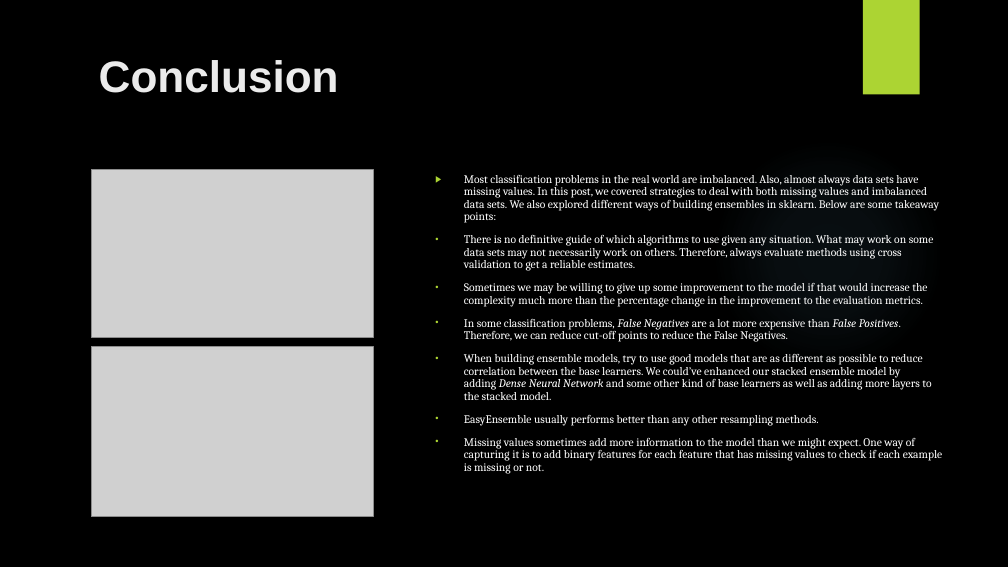
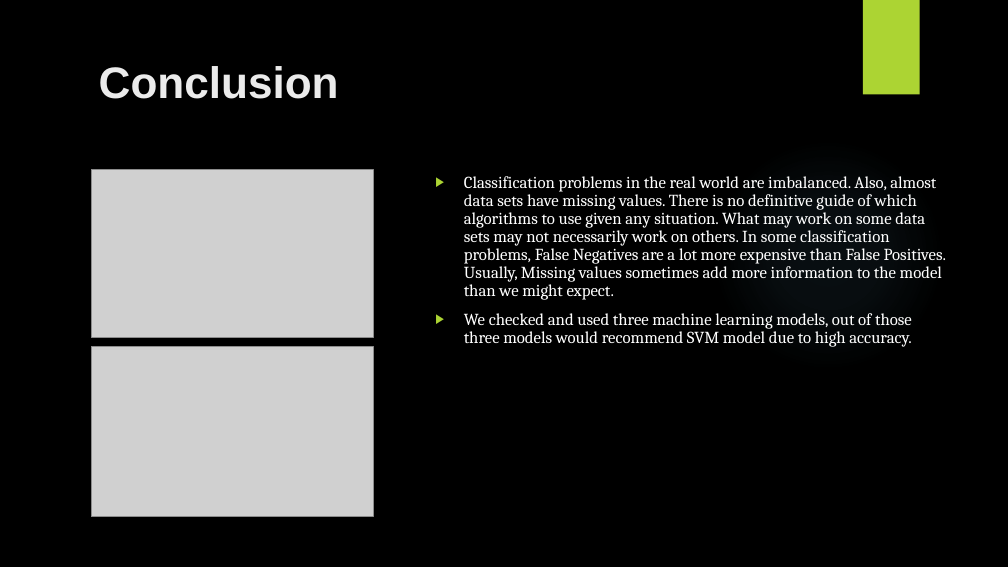
Before and after one commit to Minhtranaccount/Loan_Pay_Back_Ability, a slide deck: slide 13 of project 4 presentation.pptx (slide 9 before the commit). Drawn at 1008x567 pixels with LibreOffice and Linux fonts; fonts in the diff are those of the drawing; grey boxes stand for pictures; background and template pictures are left out. Boxes give left, top, right and bottom in pixels: in the first picture for what was removed or moved away, otherwise in the second. Text is boxed around its words. In the diff, an @@ line names an element or a change of style, - is before the commit and + after.

Commit message:
updated presentation slides

```diff
--- a/project 4 presentation.pptx
+++ b/project 4 presentation.pptx
@@ title "Conclusion": place and size @@
-title "Conclusion" at (99, 60, 339, 93)
+title "Conclusion" at (99, 66, 339, 99)
@@ text at (464, 176, 947, 347): text changed; size 11 to 16 pt @@
-▶ Most classification problems in the real world are imbalanced. Also, almost always data sets have missing values. In this post, we covered strategies to deal with both missing values and imbalanced data sets. We also explored different ways of building ensembles in sklearn. Below are some takeaway points:
-• There is no definitive guide of which algorithms to use given any situation. What may work on some data sets may not necessarily work on others. Therefore, always evaluate methods using cross validation to get a reliable estimates.
-• Sometimes we may be willing to give up some improvement to the model if that would increase the complexity much more than the percentage change in the improvement to the evaluation metrics.
-• In some classification problems, False Negatives are a lot more expensive than False Positives. Therefore, we can reduce cut-off points to reduce the False Negatives.
-• When building ensemble models, try to use good models that are as different as possible to reduce correlation between the base learners. We could’ve enhanced our stacked ensemble model by adding Dense Neural Network and some other kind of base learners as well as adding more layers to the stacked model.
-• EasyEnsemble usually performs better than any other resampling methods.
-• Missing values sometimes add more information to the model than we might expect. One way of capturing it is to add binary features for each feature that has missing values to check if each example is missing or not.
+▶ Classification problems in the real world are imbalanced. Also, almost data sets have missing values. There is no definitive guide of which algorithms to use given any situation. What may work on some data sets may not necessarily work on others. In some classification problems, False Negatives are a lot more expensive than False Positives. Usually, Missing values sometimes add more information to the model than we might expect.
+▶ We checked and used three machine learning models, out of those three models would recommend SVM model due to high accuracy.
```
Also in this commit, not shown: 4 other slides changed, 5 slides added, 2 slides removed.
